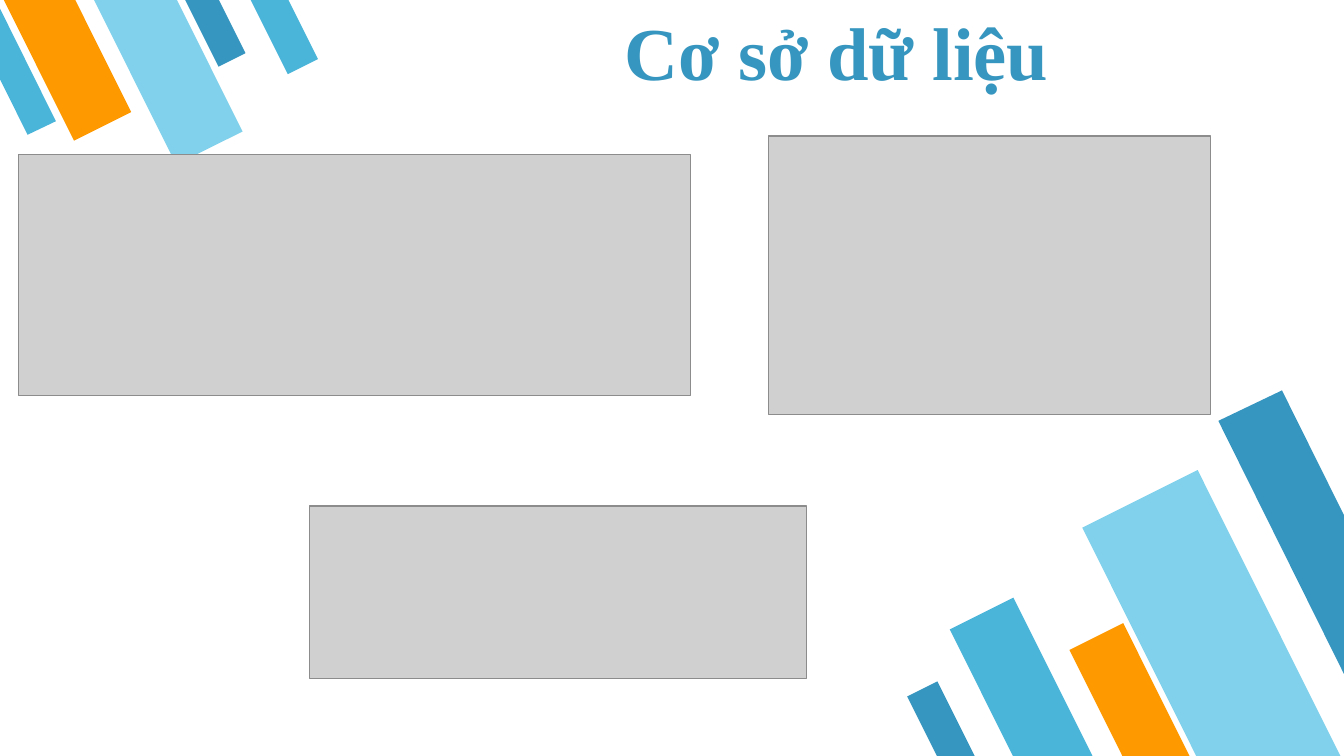
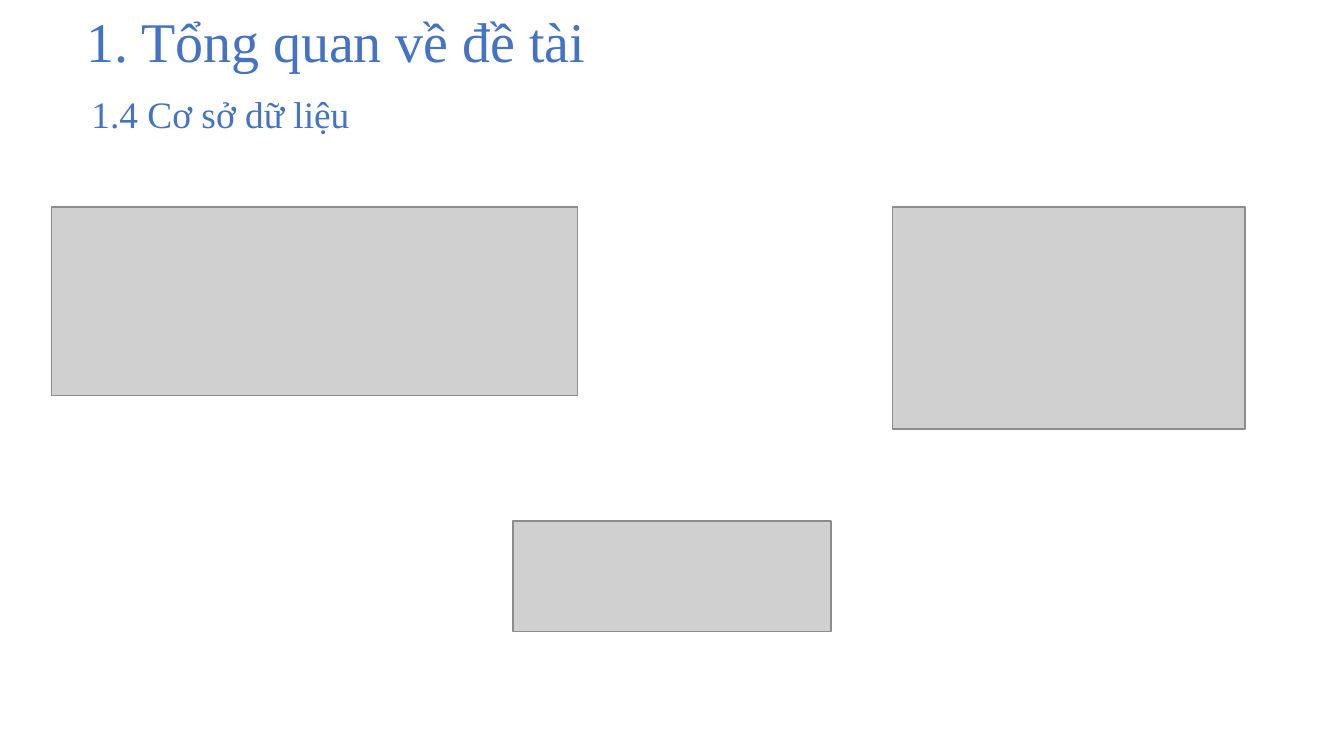
Before and after one commit to PTH-IT/DATN, a slide deck: slide 7 of Baocao/doan.pptx (slide 10 before the commit). Drawn at 1344x756 pixels with LibreOffice and Linux fonts; fonts in the diff are those of the drawing; grey boxes stand for pictures. Boxes give left, top, right and bottom in pixels: in the first picture for what was removed or moved away, otherwise in the second. Text is boxed around its words. In the diff, an @@ line names an element or a change of style, - is before the commit and + after.

```diff
--- a/Baocao/doan.pptx
+++ b/Baocao/doan.pptx
@@ group removed at (0, 0, 318, 164): 4 flow chart manual inputs, 1 freeform shape @@
@@ text added at (86, 21, 585, 73), 30 pt, text #4472C4 @@
+1. Tổng quan về đề tài
@@ text removed at (625, 27, 1048, 95) @@
-Cơ sở dữ liệu
@@ text added at (91, 102, 349, 134), 20 pt, text #4472C4 @@
+1.4 Cơ sở dữ liệu
@@ picture: place and size @@
-picture at (19, 155, 691, 395)
+picture at (51, 207, 577, 395)
@@ picture: place and size @@
-picture at (769, 136, 1211, 414)
+picture at (892, 207, 1245, 429)
@@ group removed at (908, 390, 1344, 756): 4 flow chart manual inputs, 1 freeform shape @@
@@ picture: place and size @@
-picture at (309, 507, 806, 679)
+picture at (513, 521, 832, 632)
```
Also in this commit, not shown: 8 other slides changed, 8 slides added, 13 slides removed.
